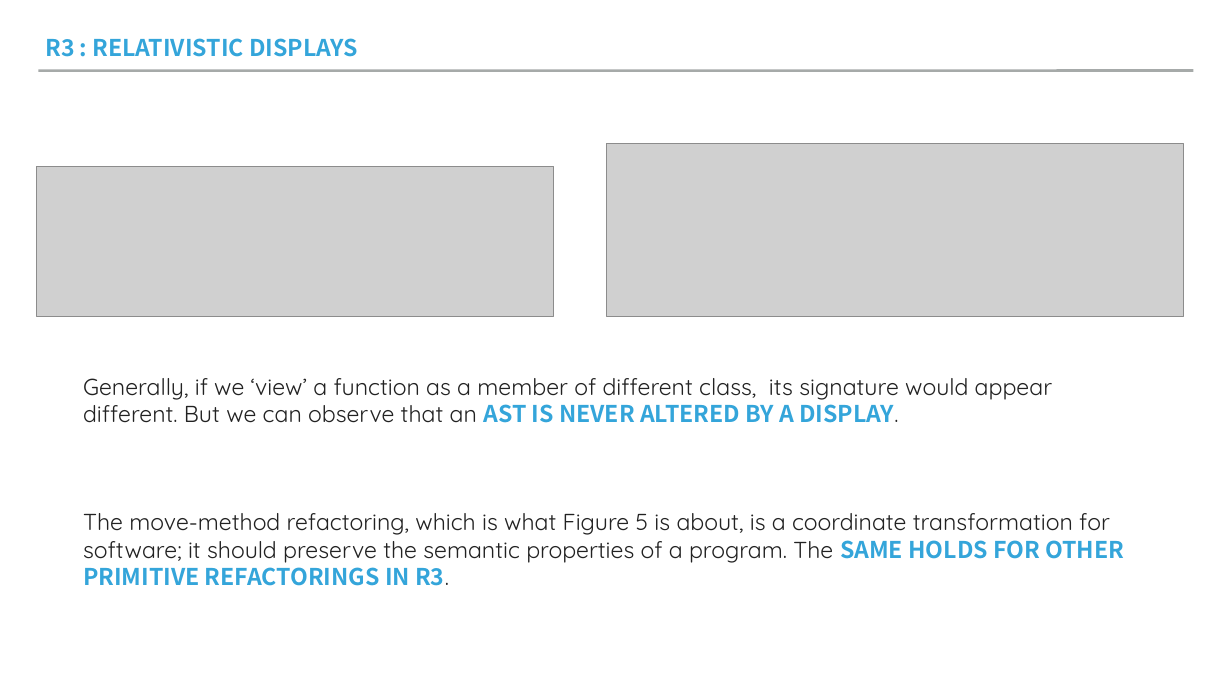
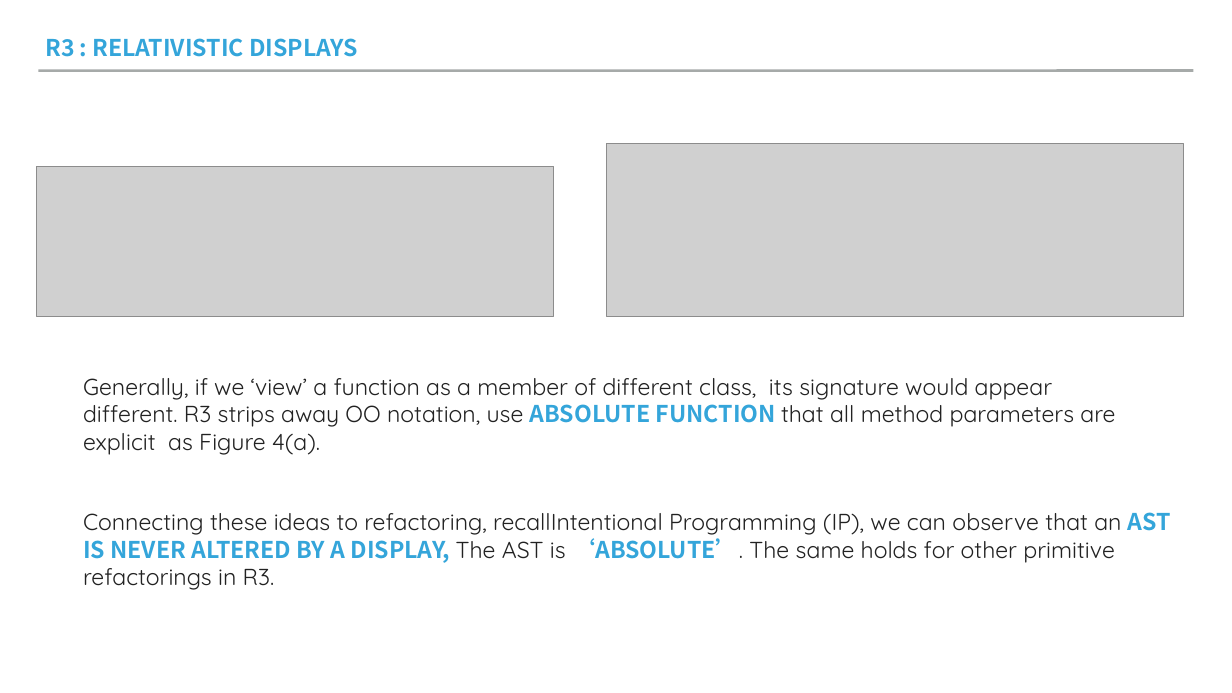
Before and after one commit to kevin-collins/1, a slide deck: slide 5 of 期末作业/面向对象.pptx. Drawn at 1232x693 pixels with LibreOffice and Linux fonts; fonts in the diff are those of the drawing; grey boxes stand for pictures. Boxes give left, top, right and bottom in pixels: in the first picture for what was removed or moved away, otherwise in the second. Text is boxed around its words. In the diff, an @@ line names an element or a change of style, - is before the commit and + after.

```diff
--- a/期末作业/面向对象.pptx
+++ b/期末作业/面向对象.pptx
@@ text at box(83, 378, 1115, 455): text changed @@
-Generally, if we ‘view’ a function as a member of different class, its signature would appear different. But we can observe that an AST IS NEVER ALTERED BY A DISPLAY.
+Generally, if we ‘view’ a function as a member of different class, its signature would appear different. R3 strips away OO notation, use ABSOLUTE FUNCTION that all method parameters are explicit as Figure 4(a).
@@ text at box(83, 512, 1171, 590): text changed @@
-The move-method refactoring, which is what Figure 5 is about, is a coordinate transformation for software; it should preserve the semantic properties of a program. The SAME HOLDS FOR OTHER PRIMITIVE REFACTORINGS IN R3.
+Connecting these ideas to refactoring, recallIntentional Programming (IP), we can observe that an AST IS NEVER ALTERED BY A DISPLAY, The AST is ‘ABSOLUTE’. The same holds for other primitive refactorings in R3.
```
Also in this commit, not shown: 7 other slides changed, 3 slides added, 2 slides removed, 41 other files.
